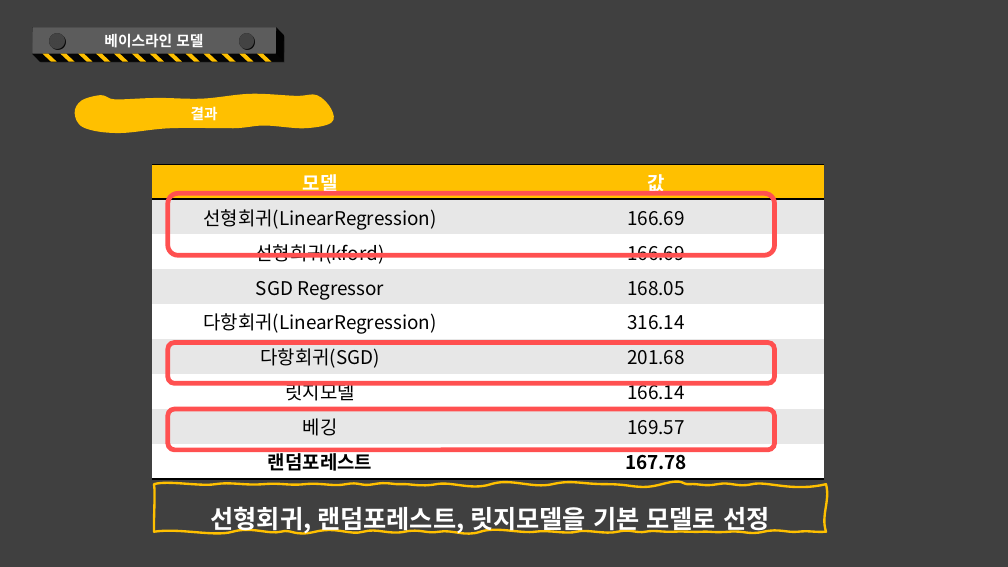
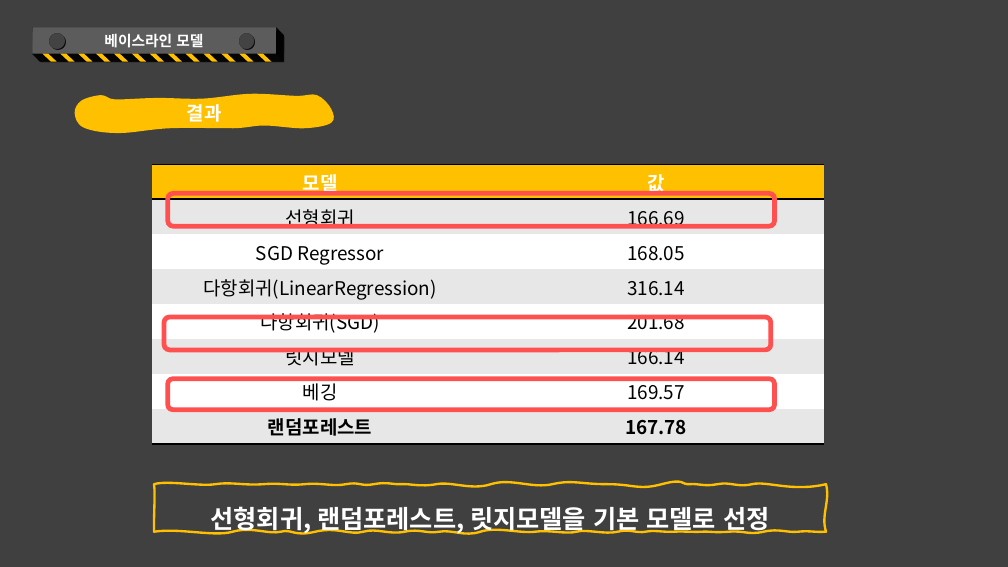
Before and after one commit to kkkkyoung/parking_project, a slide deck: slide 36 of PlayDate_2nd_project.pptx. Drawn at 1008x567 pixels with LibreOffice and Linux fonts; fonts in the diff are those of the drawing. Boxes give left, top, right and bottom in pixels: in the first picture for what was removed or moved away, otherwise in the second. Text is boxed around its words. In the diff, an @@ line names an element or a change of style, - is before the commit and + after.

```diff
--- a/PlayDate_2nd_project.pptx
+++ b/PlayDate_2nd_project.pptx
@@ freeform shape "결과" at [75,94,334,133]: size 14 to 18 pt @@
@@ table at [152,165,823,440] @@
-row 2: 선형회귀(LinearRegression) | 166.69
-row 3: 선형회귀(kford) | 166.69
+row 2: 선형회귀 | 166.69
@@ rounded rectangle: place and size @@
-rounded rectangle at [168,194,775,256]
+rounded rectangle at [168,194,775,227]
@@ rounded rectangle: place and size @@
-rounded rectangle at [168,343,775,383]
+rounded rectangle at [164,317,771,350]
@@ rounded rectangle: place and size @@
-rounded rectangle at [168,409,775,450]
+rounded rectangle at [168,379,775,410]
```
Also in this commit, not shown: 49 other slides changed, 1 slide added, 3 slides removed.
